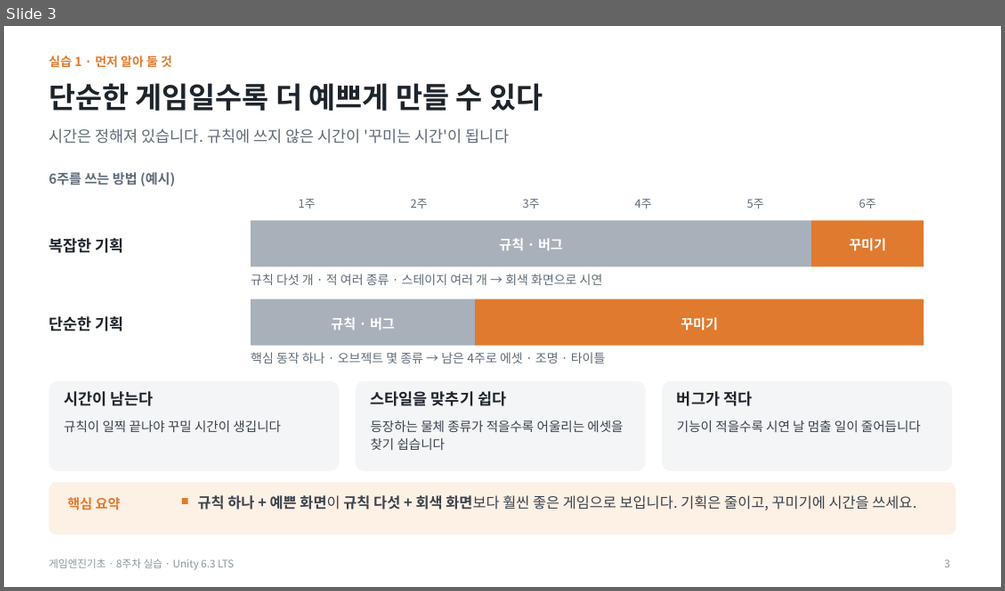
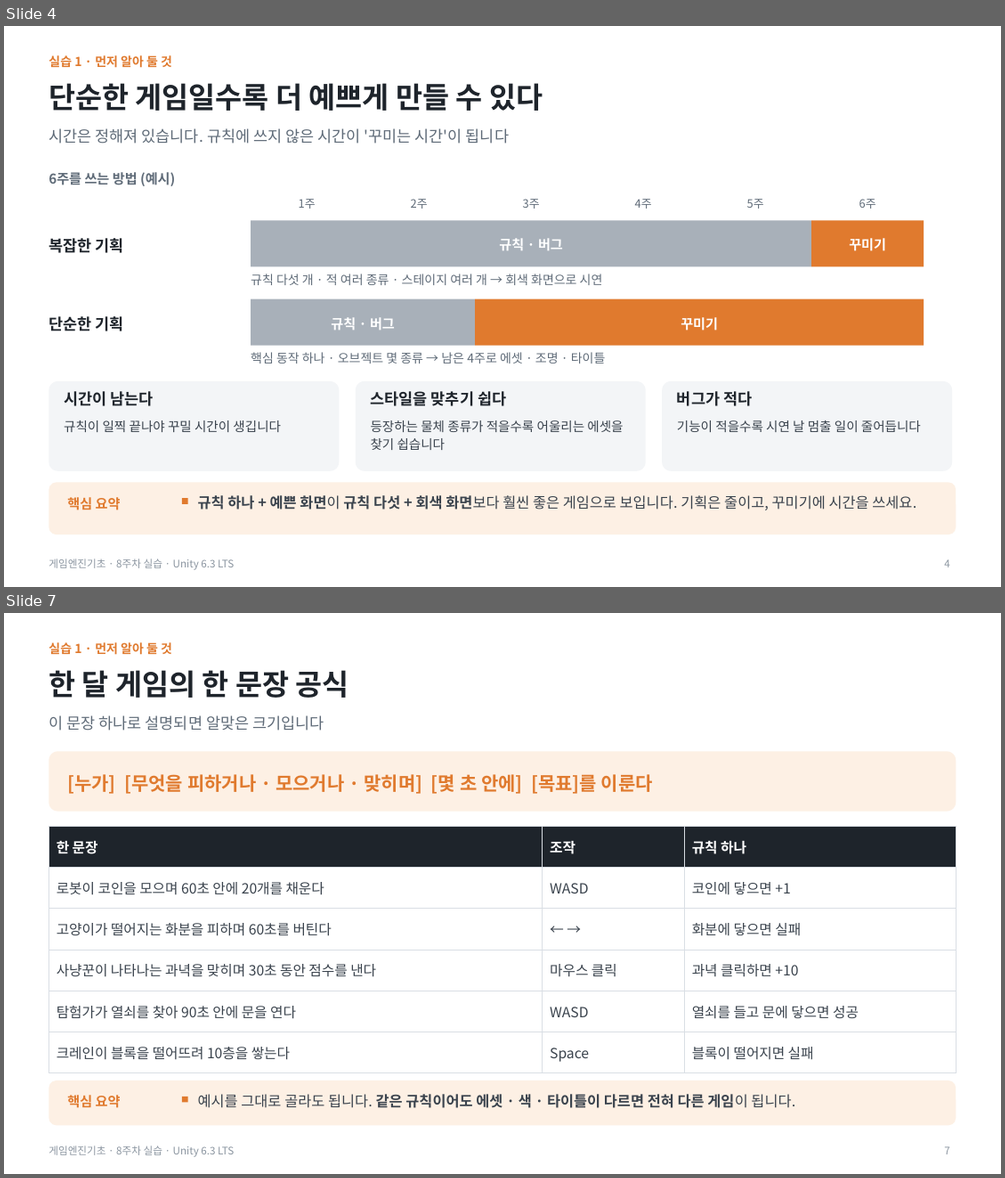
Before and after one commit to iplay-garden/game-engine-basics, a slide deck: 8주차/한국어/게임엔진기초_8주차_오프라인_실습슬라이드.pptx. Shown one above the other, each under a label of ours: slide 3 before the commit, slides 4 and 7 after it; the slides between them are not shown. The pictures are 1005x591 and 1005x1178 pixels, drawn with LibreOffice and Linux fonts; fonts in the diff are those of the drawing. Boxes give left, top, right and bottom in pixels: in the first picture for what was removed or moved away, otherwise in the second. Text is boxed around its words. In the diff, an @@ line names an element or a change of style, - is before the commit and + after.

```diff
--- a/8주차/한국어/게임엔진기초_8주차_오프라인_실습슬라이드.pptx
+++ b/8주차/한국어/게임엔진기초_8주차_오프라인_실습슬라이드.pptx
@@ slide 7 added at box(4, 613, 1001, 1174), background #FFFFFF; not listed: 1 template element that a slide beside it also shows @@
@@ text added at box(48, 641, 172, 657), 12 pt, text #E07A2E, bold @@
+실습 1 · 먼저 알아 둘 것
@@ title added at box(48, 670, 349, 698), 28 pt, text #1E242B, bold @@
+한 달 게임의 한 문장 공식
@@ text added at box(48, 715, 324, 730), 15 pt, text #5F6B78 @@
+이 문장 하나로 설명되면 알맞은 크기입니다
@@ rounded rectangle added at box(48, 751, 956, 811), fill #FDF0E4 @@
@@ text added at box(67, 774, 653, 794), 18 pt, text #E07A2E, bold @@
+[누가] [무엇을 피하거나 · 모으거나 · 맞히며] [몇 초 안에] [목표]를 이룬다
@@ table added at box(48, 826, 956, 1065), 6 rows, 3 columns @@
+한 문장 | 조작 | 규칙 하나
+로봇이 코인을 모으며 60초 안에 20개를 채운다 | WASD | 코인에 닿으면 +1
+고양이가 떨어지는 화분을 피하며 60초를 버틴다 | ← → | 화분에 닿으면 실패
+사냥꾼이 나타나는 과녁을 맞히며 30초 동안 점수를 낸다 | 마우스 클릭 | 과녁 클릭하면 +10
+탐험가가 열쇠를 찾아 90초 안에 문을 연다 | WASD | 열쇠를 들고 문에 닿으면 성공
+크레인이 블록을 떨어뜨려 10층을 쌓는다 | Space | 블록이 떨어지면 실패
@@ rounded rectangle added at box(48, 1080, 956, 1126), fill #FDF0E4 @@
@@ text added at box(67, 1094, 121, 1108), 13 pt, text #E07A2E, bold @@
+핵심 요약
@@ rectangle added at box(182, 1096, 188, 1102), fill #E07A2E @@
@@ text added at box(198, 1094, 795, 1108), 14 pt, text #3A434D, bold @@
+예시를 그대로 골라도 됩니다. 같은 규칙이어도 에셋 · 색 · 타이틀이 다르면 전혀 다른 게임이 됩니다.
@@ page number added at box(944, 1146, 949, 1154), 10 pt, text #8C96A1 @@
+7
@@ what was slide 3 is now slide 4 @@
@@ page number at box(944, 559, 949, 567): text changed @@
-3
+4
```
Also in this commit, not shown: 2 slides changed, 4 other slides added, 3 other files.
